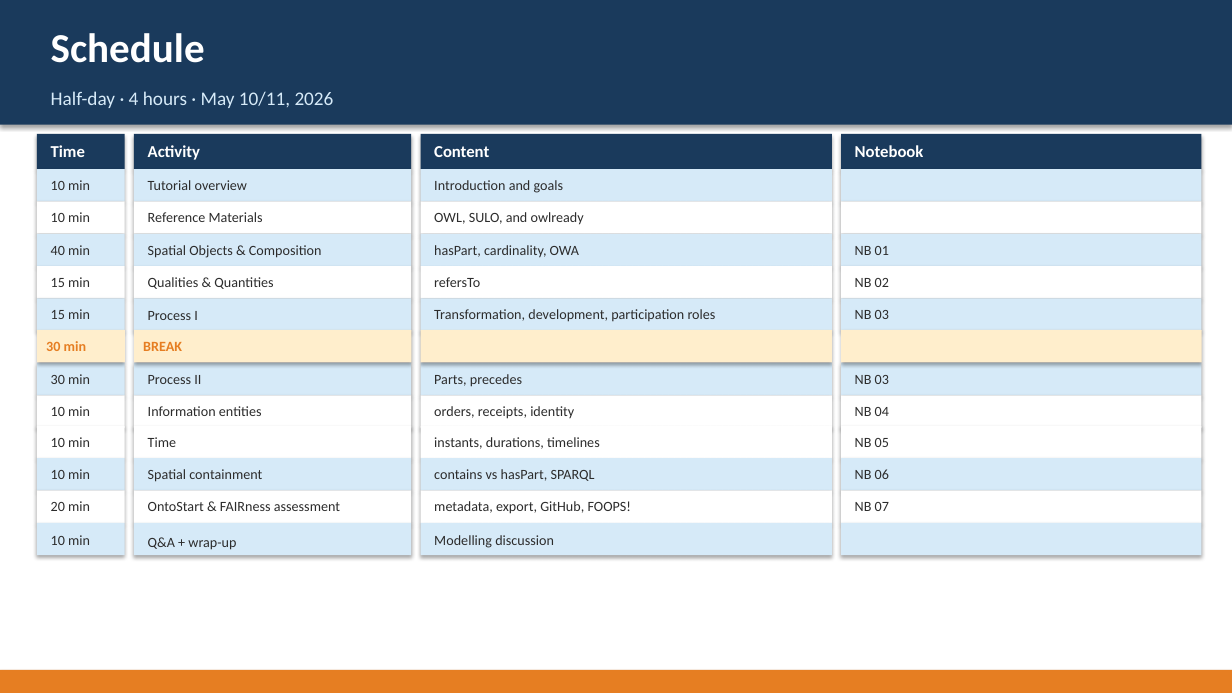
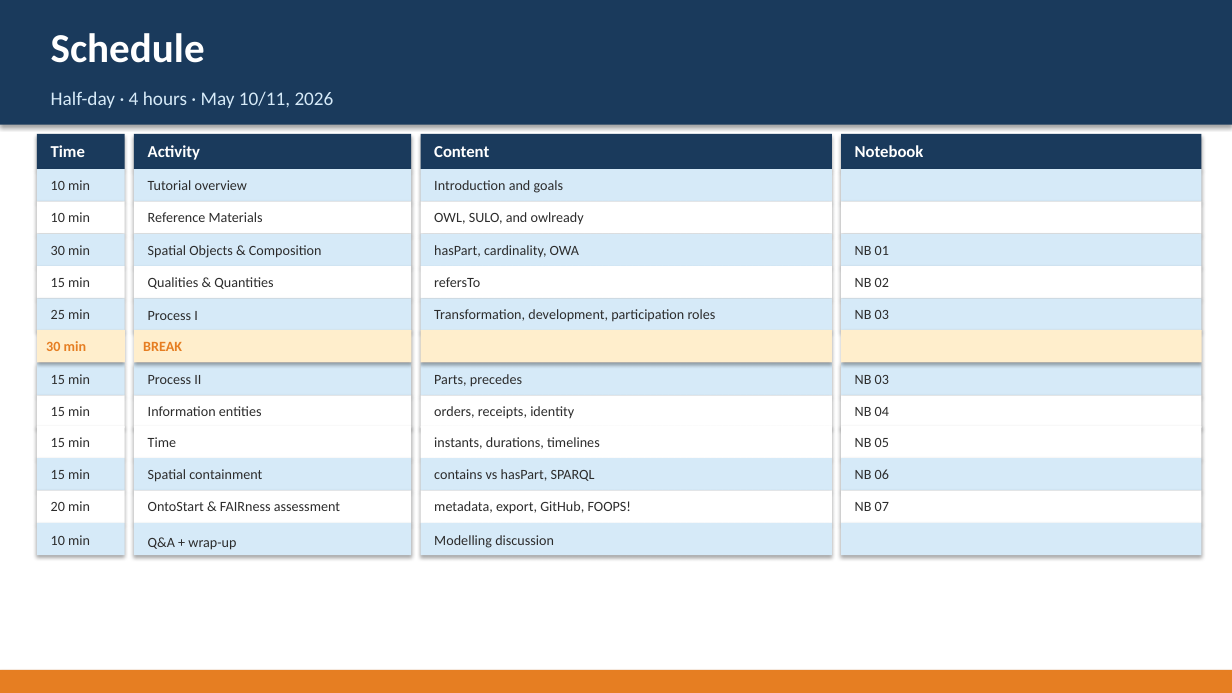
Before and after one commit to MaastrichtU-IDS/sulo-tutorial, a slide deck: slide 13 of events/eswc2026/sulo-tutorial-intro.pptx. Drawn at 1232x693 pixels with LibreOffice and Linux fonts; fonts in the diff are those of the drawing. Boxes give left, top, right and bottom in pixels: in the first picture for what was removed or moved away, otherwise in the second. Text is boxed around its words. In the diff, an @@ line names an element or a change of style, - is before the commit and + after.

```diff
--- a/events/eswc2026/sulo-tutorial-intro.pptx
+++ b/events/eswc2026/sulo-tutorial-intro.pptx
@@ text at (x1=51, y1=245, x2=90, y2=255): text changed @@
-40 min
+30 min
@@ text at (x1=51, y1=309, x2=90, y2=319): text changed @@
-15 min
+25 min
@@ text at (x1=51, y1=374, x2=90, y2=384): text changed @@
-30 min
+15 min
@@ text at (x1=51, y1=406, x2=90, y2=416): text changed @@
-10 min
+15 min
@@ text at (x1=51, y1=437, x2=90, y2=447): text changed @@
-10 min
+15 min
@@ text at (x1=51, y1=469, x2=90, y2=479): text changed @@
-10 min
+15 min
```
Also in this commit, not shown: 1 other file.
